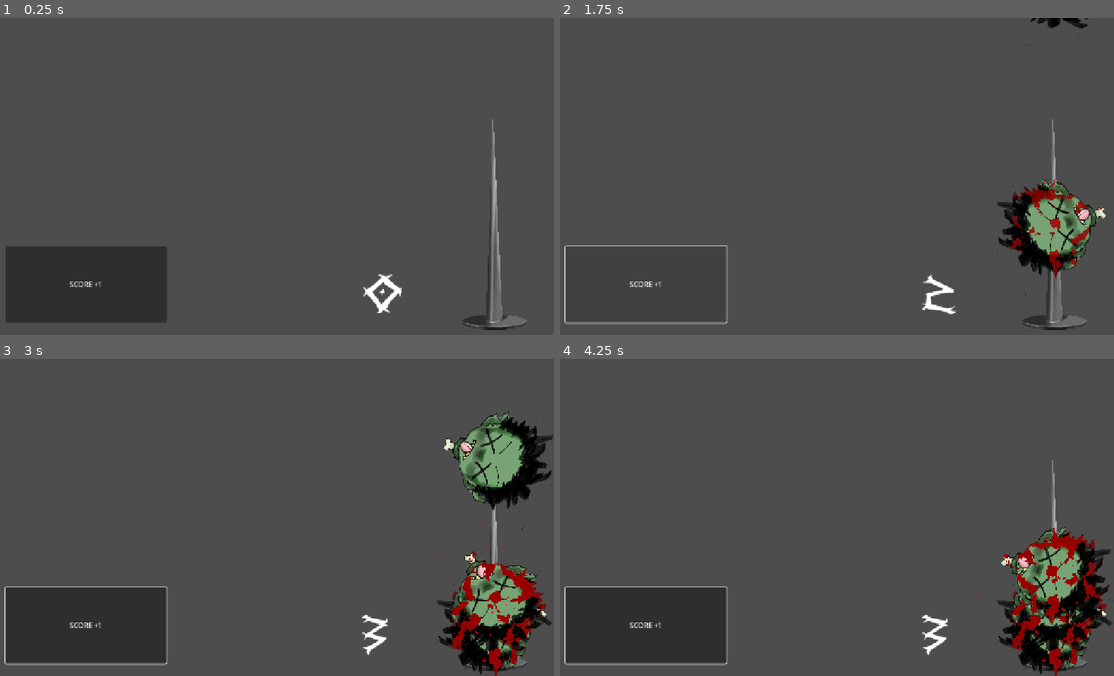
Above: before the commit, frames 1-4 (two rows, left to right).
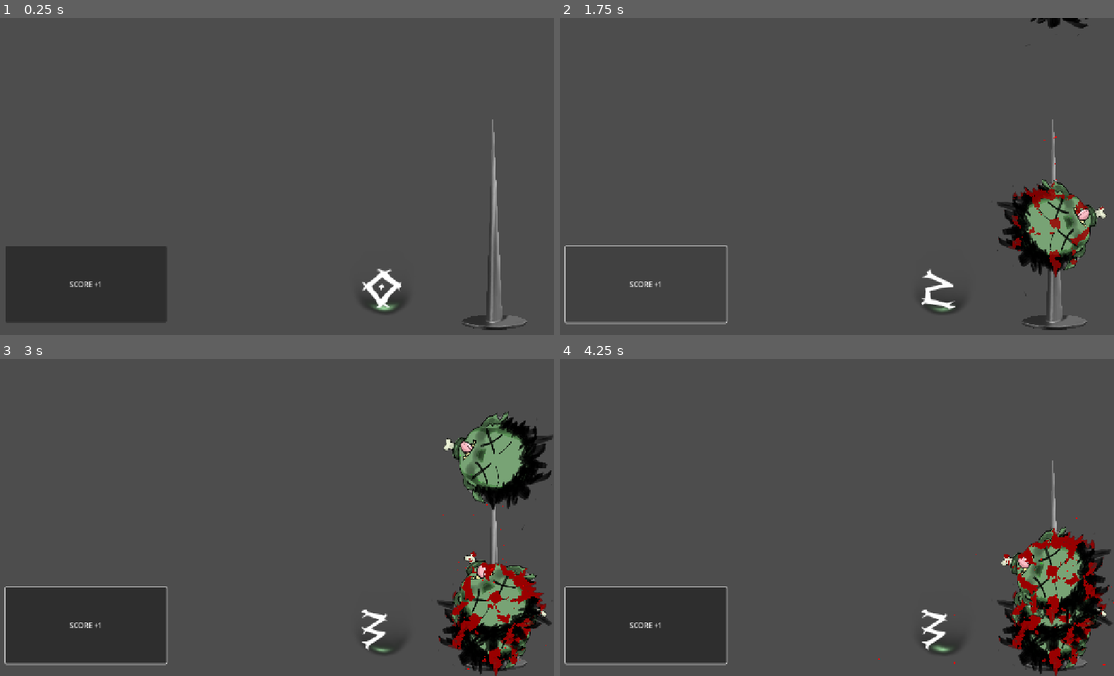
Above: after the commit, the same moments.

Repository: ACristoff/latechjam9
Game: Godot game, scene res://Game/UI/score_tracker.tscn
Same seed, same stepped clock (60 frames per second), same inputs: the game is played once before the commit and once after it. This scene is started directly instead of the project's main scene. Sound files missing from this copy of the repository are replaced by a short silence.
Inputs (mouse positions are in pixels of both pictures, inside the frame that each line leads up to):
- Up to frame 1 (0.25 s): no input
- Up to frame 2 (1.75 s): click "SCORE +1" at 0.5 s; click "SCORE +1" at 1.25 s
- Up to frame 3 (3 s): click "SCORE +1" at 2 s; move the mouse to (393, 501) at 2.77 s
- Up to frame 4 (4.25 s): move the mouse to (720, 533) at 3.52 s

The runs differ from the first frame. In frame 1, 0.6% of the frame differs, in the area x 65-73%, y 79-94%; in frame 2, 0.5%; in frame 3, 0.5%; in frame 4, 0.5%.

Commit message:
score tracker and combo fire

Diff:
--- /dev/null
+++ b/Game/UI/Fire.gdshader
@@ -0,0 +1,103 @@
+// FIREBALL SHADER
+
+// Author: Muhammad Mujtaba
+// MIT License
+
+shader_type canvas_item;
+
+uniform vec3 fire_color: source_color = vec3(1.0, 0.33, 0.068);
+uniform float fire_power_factor = 2.0;
+uniform float fire_intensity = 3.0;
+uniform float fire_start = 1.0;
+uniform float ball_size = 1.0;
+
+uniform float roughness = 0.675;
+uniform int detail = 6;
+uniform float scale = 4.0;
+uniform float lacunarity = 2.0;
+
+vec2 random2(vec2 st, float seed) {
+    st = vec2(dot(st, vec2(127.1, 311.7)),
+              dot(st, vec2(269.5, 183.3)));
+    return -1.0 + 2.0 * fract(sin(st) * 43758.5453123 * seed * 0.753421);
+}
+
+// Remap value
+float map(float value, float from_min, float from_max, float to_min, float to_max) {
+    value = (value - from_min) / (from_max - from_min);
+    value = to_min + value * (to_max - to_min);
+    return value;
+}
+
+vec3 linear_light(in vec3 a, in vec3 b, in float factor) {
+    return a + factor * (2.0 * b - 1.0);
+}
+
+float noise(vec2 st, float seed) {
+    vec2 i = floor(st);
+    vec2 f = fract(st);
+
+    vec2 u = f * f * (3.0 - 2.0 * f);
+
+    return mix(mix(dot(random2(i + vec2(0.0, 0.0), seed), f - vec2(0.0, 0.0)),
+                   dot(random2(i + vec2(1.0, 0.0), seed), f - vec2(1.0, 0.0)), u.x),
+               mix(dot(random2(i + vec2(0.0, 1.0), seed), f - vec2(0.0, 1.0)),
+                   dot(random2(i + vec2(1.0, 1.0), seed), f - vec2(1.0, 1.0)), u.x), u.y);
+}
+
+float fbm(in float seed, in vec2 st, in float _scale, in int octaves, in float _roughness, in float _lacunarity) {
+    float amplitude = 0.5;
+    float frequency = 0.0;
+    float value = 0.0;
+    st *= _scale;
+    for (int i = 1; i < octaves; i++) {
+        value += amplitude * noise(st, seed);
+        st *= _lacunarity;
+        amplitude *= _roughness;
+    }
+    return value * 0.5 + 0.5;
+}
+
+vec3 neon(float val, vec3 color) {
+    float ramp = clamp(val, 0.0, 1.0);
+    vec3 outp = vec3(0.0);
+    ramp = ramp * ramp;
+    outp += pow(color, vec3(4.0)) * ramp;
+    ramp = ramp * ramp;
+    outp += color * ramp;
+    ramp = ramp * ramp;
+    outp += vec3(1.0) * ramp;
+    return outp;
+}
+
+void fragment() {
+    vec2 uv = UV;
+    float uv_x = uv.x;
+    uv = (uv * 2.0 - 1.0);
+    vec2 uv_flame = uv + vec2(TIME * 2.0, 0.0);
+
+    float noise_1d = fbm(24.0, uv_flame, scale, detail, roughness, lacunarity);
+    vec3 noise_3d = vec3(fbm(24.0, uv_flame, scale, detail, roughness, lacunarity),
+                         fbm(12.0, uv_flame, scale, detail, roughness, lacunarity),
+                         fbm(33.0, uv_flame, scale, detail, roughness, lacunarity));
+
+    float light_factor = clamp(map(uv_x, 0.13, 0.87, 1.0, 0.06), 0.06, 1.0);
+
+    vec3 light = linear_light(vec3(uv * vec2(1.0, 1.0), 0.0), noise_3d, light_factor);
+    light = abs(light) - vec3(0.75, 0.0, 0.0);
+    light = max(light, vec3(0.0));
+    float light_length = length(light) / ball_size;
+    float fireball_grad = clamp(map(uv_x, -0.24, 0.82, 0.0, 0.27), 0.0, 0.27);
+    light_length -= fireball_grad;
+    light_length = smoothstep(0.0, -0.09, light_length);
+
+    noise_1d *= uv_x * fire_start;
+    noise_1d *= pow(uv_x, fire_power_factor);
+
+    vec3 color = mix(vec3(0.0), fire_color * noise_1d * 4.0, light_length);
+
+    float alpha = mix(0.0, noise_1d * fire_intensity, light_length);
+
+    COLOR = vec4(neon(alpha * UV.x + 0.2, color), 1.0);
+    COLOR.a = alpha;
+}
--- a/Game/UI/score.tscn
+++ b/Game/UI/score.tscn
@@ -17,6 +17,33 @@
 shader_parameter/splatter_threshold = 0.03
 shader_parameter/blood_color = Color(0.6, 0, 0, 1)
 shader_parameter/blend_strength = 0.0
+
+[sub_resource type="Animation" id="Animation_s4uko"]
+length = 0.001
+tracks/0/type = "value"
+tracks/0/imported = false
+tracks/0/enabled = true
+tracks/0/path = NodePath("GoblinHead:material:shader_parameter/splatter_threshold")
+tracks/0/interp = 1
+tracks/0/loop_wrap = true
+tracks/0/keys = {
+"times": PackedFloat32Array(0),
+"transitions": PackedFloat32Array(1),
+"update": 0,
+"values": [0.03]
+}
+tracks/1/type = "value"
+tracks/1/imported = false
+tracks/1/enabled = true
+tracks/1/path = NodePath("GoblinHead:material:shader_parameter/blend_strength")
+tracks/1/interp = 1
+tracks/1/loop_wrap = true
+tracks/1/keys = {
+"times": PackedFloat32Array(0),
+"transitions": PackedFloat32Array(1),
+"update": 0,
+"values": [0.0]
+}
 
 [sub_resource type="Animation" id="Animation_0v4vc"]
 resource_name = "blood"
@@ -46,33 +73,6 @@
 "values": [0.0, 1.0]
 }
 
-[sub_resource type="Animation" id="Animation_s4uko"]
-length = 0.001
-tracks/0/type = "value"
-tracks/0/imported = false
-tracks/0/enabled = true
-tracks/0/path = NodePath("GoblinHead:material:shader_parameter/splatter_threshold")
-tracks/0/interp = 1
-tracks/0/loop_wrap = true
-tracks/0/keys = {
-"times": PackedFloat32Array(0),
-"transitions": PackedFloat32Array(1),
-"update": 0,
-"values": [0.03]
-}
-tracks/1/type = "value"
-tracks/1/imported = false
-tracks/1/enabled = true
-tracks/1/path = NodePath("GoblinHead:material:shader_parameter/blend_strength")
-tracks/1/interp = 1
-tracks/1/loop_wrap = true
-tracks/1/keys = {
-"times": PackedFloat32Array(0),
-"transitions": PackedFloat32Array(1),
-"update": 0,
-"values": [0.0]
-}
-
 [sub_resource type="AnimationLibrary" id="AnimationLibrary_bc6q8"]
 _data = {
 &"RESET": SubResource("Animation_s4uko"),
@@ -95,6 +95,7 @@
 polygon = PackedVector2Array(75.9994, -0.314227, 76.2392, 57.6853, -70.7596, 58.2931, -70.9994, 0.293554)
 
 [node name="GPUParticles2D" parent="." instance=ExtResource("3_6sgao")]
+position = Vector2(0, -97)
 
 [node name="BleedTimer" type="Timer" parent="."]
 one_shot = true
--- a/Game/UI/score_tracker.gd
+++ b/Game/UI/score_tracker.gd
@@ -9,8 +9,13 @@
 @onready var audio_stream_player_2d: AudioStreamPlayer2D = $SoundTime/AudioStreamPlayer2D
 @onready var pike: Sprite2D = $Pike
 
+
 var blood_material: ShaderMaterial
+var blood_material2: ShaderMaterial
 var threshold
+var threshold2
+var firecombo: ShaderMaterial
+var firepower
 
 var ticker = true
 var score = 0
@@ -19,13 +24,21 @@
 func _ready() -> void:
 	blood_material = pike.material as ShaderMaterial
 	threshold = blood_material.get_shader_parameter("splatter_threshold")
+	blood_material2 = label.material as ShaderMaterial
+	threshold2 = blood_material.get_shader_parameter("splatter_threshold")
 
 
 func add_score():
 	score_true += 1
 	label.text = str(score_true)
+	threshold2 += .05
+	blood_material2.set_shader_parameter("splatter_threshold", threshold2)
 	if score == 5:
 		static_body_2d.set_collision_layer_value(1, false)
+		for i in range(10):
+			threshold -= .1
+			blood_material.set_shader_parameter("splatter_threshold", threshold)
+			await get_tree().create_timer(.1).timeout
 		timer.start()
 	else:
 		sound_time.start()
@@ -46,10 +59,6 @@
 func _on_timer_timeout() -> void:
 	sound_time.start()
 	score = 1
-	for i in range(10):
-		threshold -= .1
-		blood_material.set_shader_parameter("splatter_threshold", threshold)
-		await get_tree().create_timer(.1).timeout
 	static_body_2d.set_collision_layer_value(1, true)
 	var score_head = HEAD.instantiate()
 	add_child(score_head)
--- a/Game/UI/score_tracker.tscn
+++ b/Game/UI/score_tracker.tscn
@@ -1,10 +1,11 @@
-[gd_scene load_steps=9 format=3 uid="uid://w8wk4l8i1m4g"]
+[gd_scene load_steps=14 format=3 uid="uid://w8wk4l8i1m4g"]
 
 [ext_resource type="Script" uid="uid://c8hva42x53u34" path="res://Game/UI/score_tracker.gd" id="1_4bvl0"]
 [ext_resource type="Texture2D" uid="uid://mqo7x8fjl0ll" path="res://Assets/UI/IMG_0679.png" id="2_fl16t"]
 [ext_resource type="Shader" uid="uid://0o2y0raaphr7" path="res://Assets/Shaders/blood.gdshader" id="2_x5ugd"]
 [ext_resource type="FontFile" uid="uid://cjswe5wcv4u3w" path="res://Assets/Fonts/DragonOrder-Eawee.ttf" id="3_5gfgq"]
 [ext_resource type="AudioStream" uid="uid://djnmg1cuvbr2q" path="res://Assets/Audio/SFX/Head on Pike (1).mp3" id="4_ojx5f"]
+[ext_resource type="Shader" uid="uid://u2dwbqcvgxi2" path="res://Game/UI/Fire.gdshader" id="4_uvv4f"]
 
 [sub_resource type="FastNoiseLite" id="FastNoiseLite_x5ugd"]
 
@@ -14,6 +15,30 @@
 [sub_resource type="ShaderMaterial" id="ShaderMaterial_regjj"]
 shader = ExtResource("2_x5ugd")
 shader_parameter/noise_texture = SubResource("NoiseTexture2D_uvv4f")
+shader_parameter/splatter_threshold = 0.0
+shader_parameter/blood_color = Color(0.6, 0, 0, 1)
+shader_parameter/blend_strength = 1.0
+
+[sub_resource type="ShaderMaterial" id="ShaderMaterial_mgk4g"]
+shader = ExtResource("4_uvv4f")
+shader_parameter/fire_color = Color(0.270634, 0.586866, 0.288545, 1)
+shader_parameter/fire_power_factor = 19.68
+shader_parameter/fire_intensity = 3.03
+shader_parameter/fire_start = 0.99
+shader_parameter/ball_size = 0.965
+shader_parameter/roughness = 0.465
+shader_parameter/detail = 6
+shader_parameter/scale = 4.0
+shader_parameter/lacunarity = 2.0
+
+[sub_resource type="FastNoiseLite" id="FastNoiseLite_uvv4f"]
+
+[sub_resource type="NoiseTexture2D" id="NoiseTexture2D_mgk4g"]
+noise = SubResource("FastNoiseLite_uvv4f")
+
+[sub_resource type="ShaderMaterial" id="ShaderMaterial_lu61s"]
+shader = ExtResource("2_x5ugd")
+shader_parameter/noise_texture = SubResource("NoiseTexture2D_mgk4g")
 shader_parameter/splatter_threshold = 0.0
 shader_parameter/blood_color = Color(0.6, 0, 0, 1)
 shader_parameter/blend_strength = 1.0
@@ -44,11 +69,21 @@
 [node name="HeadSpawn" type="Marker2D" parent="."]
 position = Vector2(1145, -157)
 
+[node name="ColorRect" type="ColorRect" parent="."]
+material = SubResource("ShaderMaterial_mgk4g")
+offset_left = 1176.0
+offset_top = 178.0
+offset_right = 1673.0
+offset_bottom = 748.0
+rotation = 1.5708
+
 [node name="Label" type="Label" parent="."]
-offset_left = 843.0
-offset_top = 524.0
-offset_right = 993.0
-offset_bottom = 690.0
+material = SubResource("ShaderMaterial_lu61s")
+offset_left = 841.0
+offset_top = 512.0
+offset_right = 991.0
+offset_bottom = 679.0
+theme_override_colors/font_outline_color = Color(0.591798, 0, 0.273408, 1)
 theme_override_fonts/font = ExtResource("3_5gfgq")
 theme_override_font_sizes/font_size = 121
 text = "0"
Not shown, added: Game/UI/Fire.gdshader.uid
